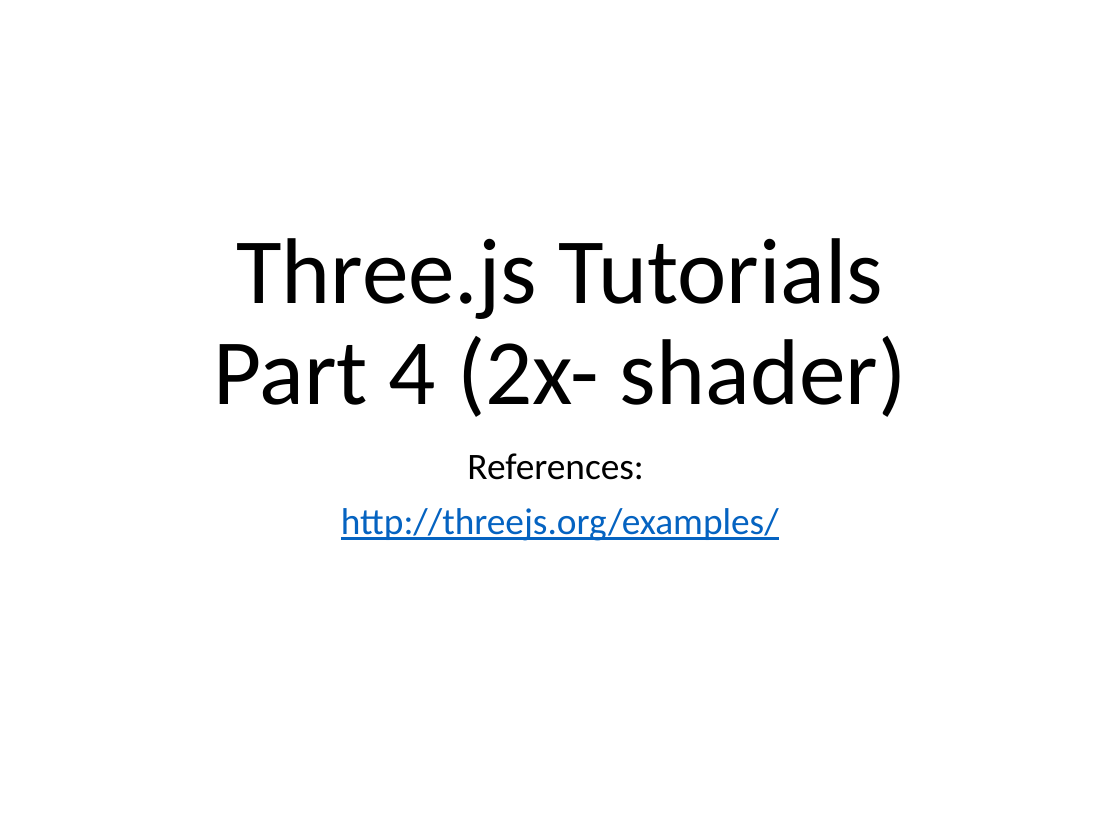
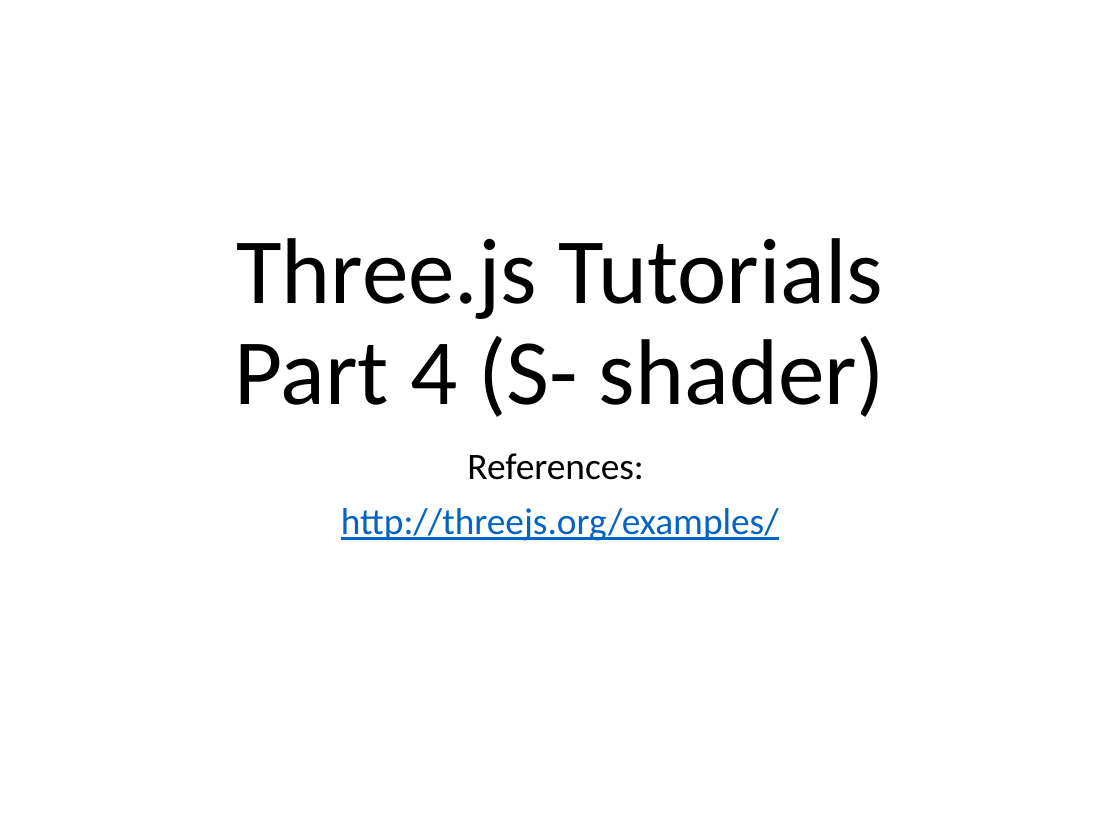
Before and after one commit to caa1211/tutsplus, a slide deck: slide 1 of threejs-tuts-4.pptx. Drawn at 1120x840 pixels with LibreOffice and Linux fonts; fonts in the diff are those of the drawing. Boxes give left, top, right and bottom in pixels: in the first picture for what was removed or moved away, otherwise in the second. Text is boxed around its words. In the diff, an @@ line names an element or a change of style, - is before the commit and + after.

```diff
--- a/threejs-tuts-4.pptx
+++ b/threejs-tuts-4.pptx
@@ title at (234, 238, 885, 417): text changed @@
-Three.js Tutorials
-Part 4 (2x- shader)
+Three.js Tutorials
+Part 4 (S- shader)
```
Also in this commit, not shown: 5 other slides changed, 4 slides added, 37 other files.
